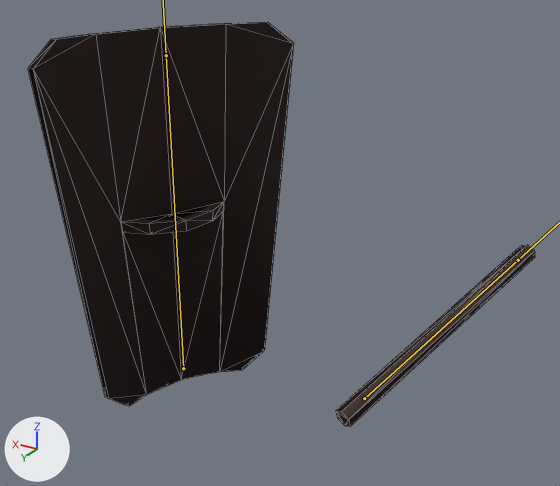
An edit to the FBX model Assets/02.Assets/Models/NPC/Guard/NPC_guard_objects_anim.fbx, drawn before and after from the same camera.
Rendered twice from a camera (50 mm lens) standing at (-0.567, 0.881, 0.944) and looking at (0.029, -0.113, 0.447). The axes (+X, +Y, +Z) are drawn at lower left. The lights are the same throughout. Both versions are drawn at frame 49 of the action 'Guard.idle.objects'; the numbers are the values there. The bones that bend it are drawn over the model as lines. Mesh edges are drawn as thin lines.
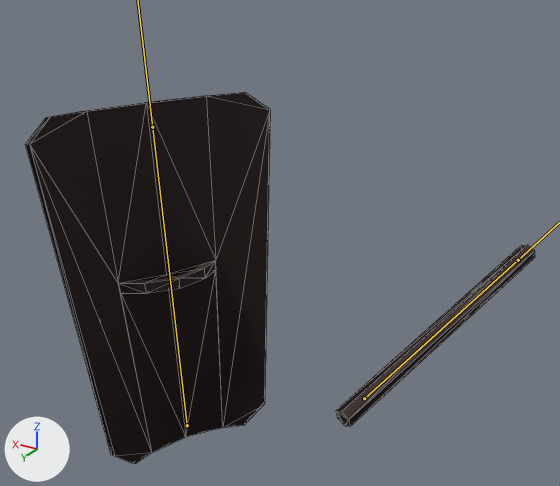
Location of each change, [x1, y1, x2, y2] in pixels of the pictures (560 x 486 px):
'Plane009', posed (8% shorter): before [28, 22, 535, 426]; after [26, 92, 535, 464]
bone 'barrier', root to tip: before (183, 368) to (166, 55); after (187, 425) to (152, 127)

What the commit changed:
Bone 'barrier' (bone_barrier) moves from (-0.811, 0.0, 0.106) to (-0.811, -0.122, 0.106).
Bone 'barrier' (bone_barrier) turns from (0, 62, 0) to (8, 62, 0) degrees about its own x, y and z.
